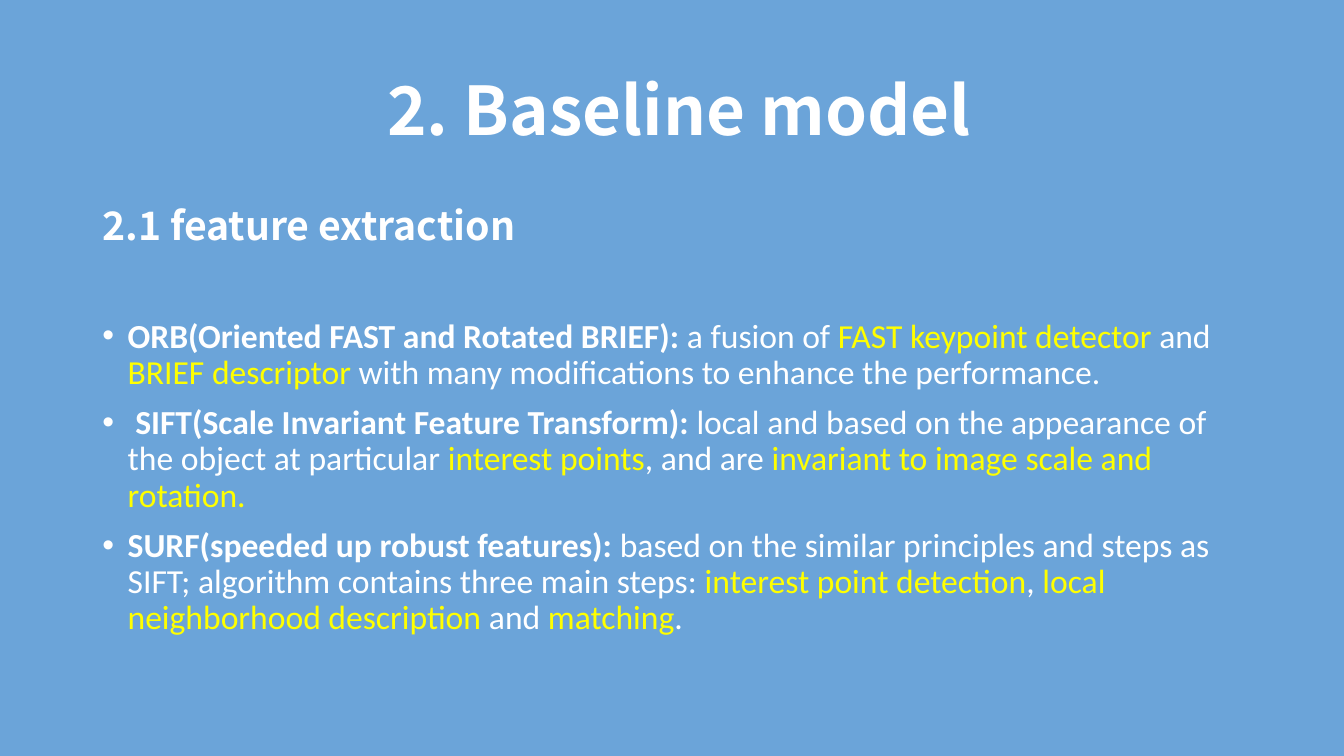
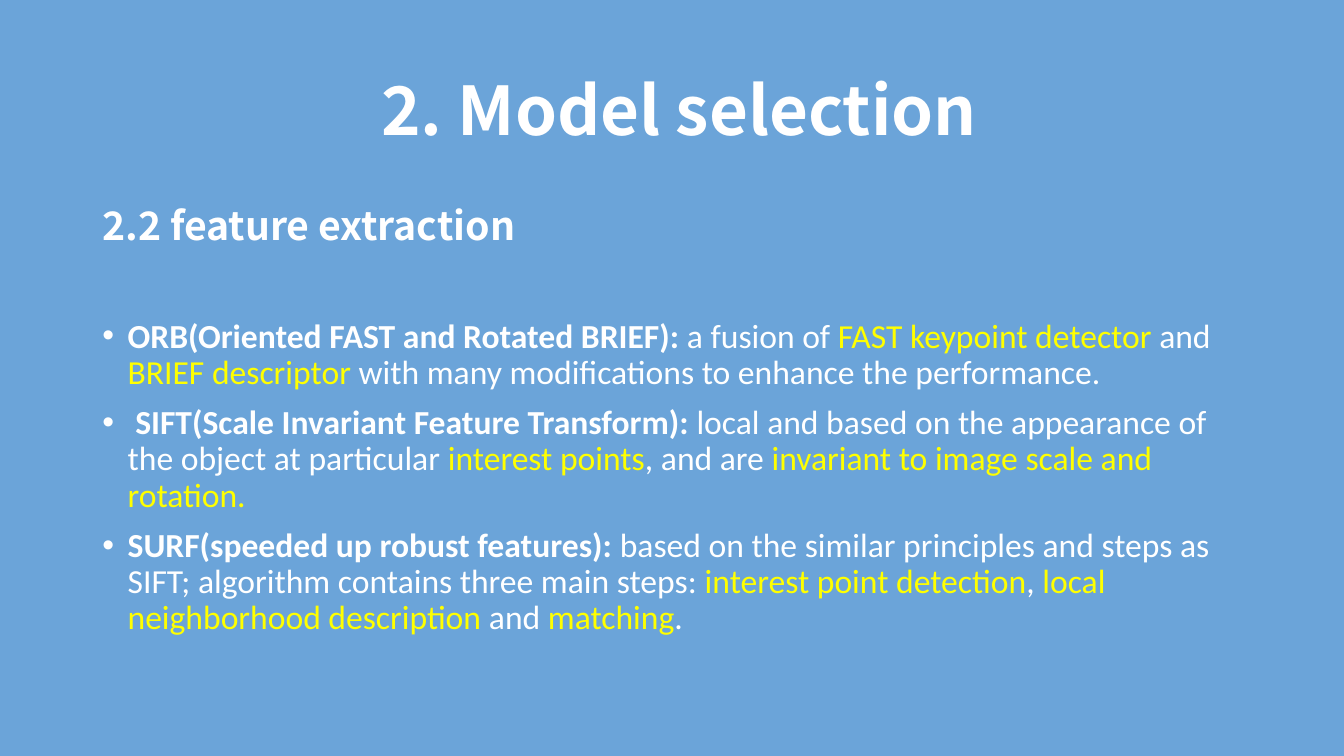
Before and after one commit to TZstatsADS/Spring2018-Project3-Group4, a slide deck: slide 5 of doc/model selection and evaluation.pptx (slide 4 before the commit). Drawn at 1344x756 pixels with LibreOffice and Linux fonts; fonts in the diff are those of the drawing. Boxes give left, top, right and bottom in pixels: in the first picture for what was removed or moved away, otherwise in the second. Text is boxed around its words. In the diff, an @@ line names an element or a change of style, - is before the commit and + after.

```diff
--- a/doc/model selection and evaluation.pptx
+++ b/doc/model selection and evaluation.pptx
@@ title at box(381, 80, 977, 136): text changed @@
-2. Baseline model
+2. Model selection
@@ text at box(102, 208, 516, 241): text changed @@
-2.1 feature extraction
+2.2 feature extraction
```
Also in this commit, not shown: 12 other slides changed.
